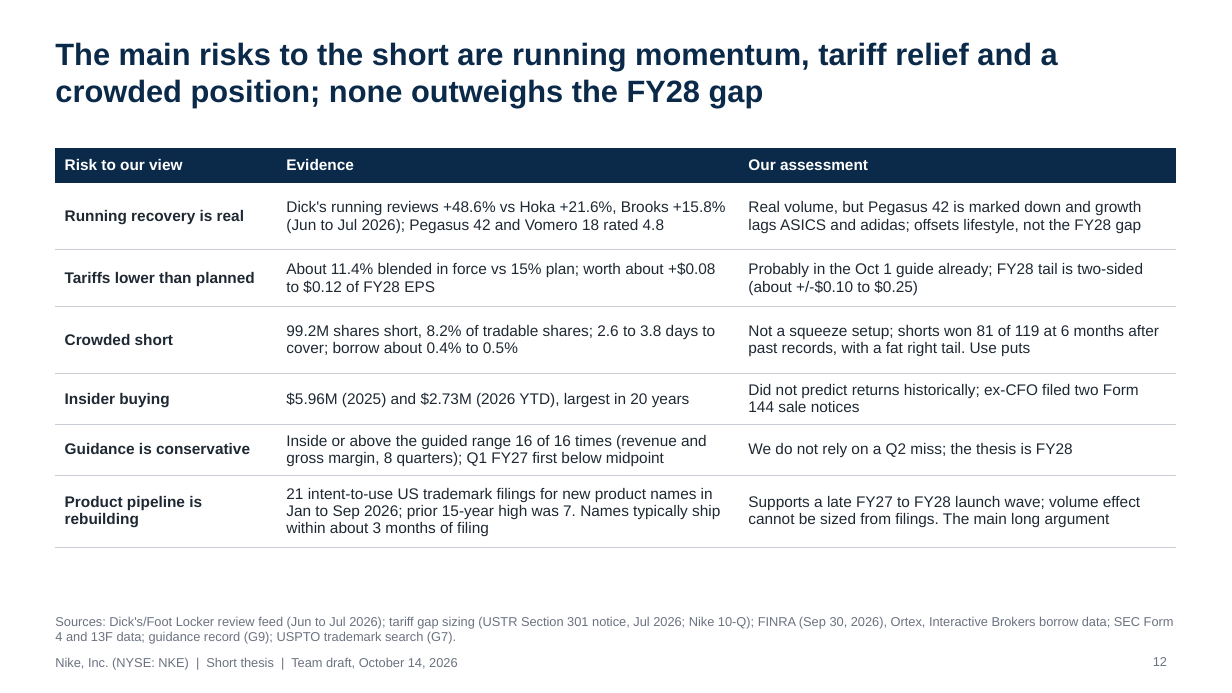
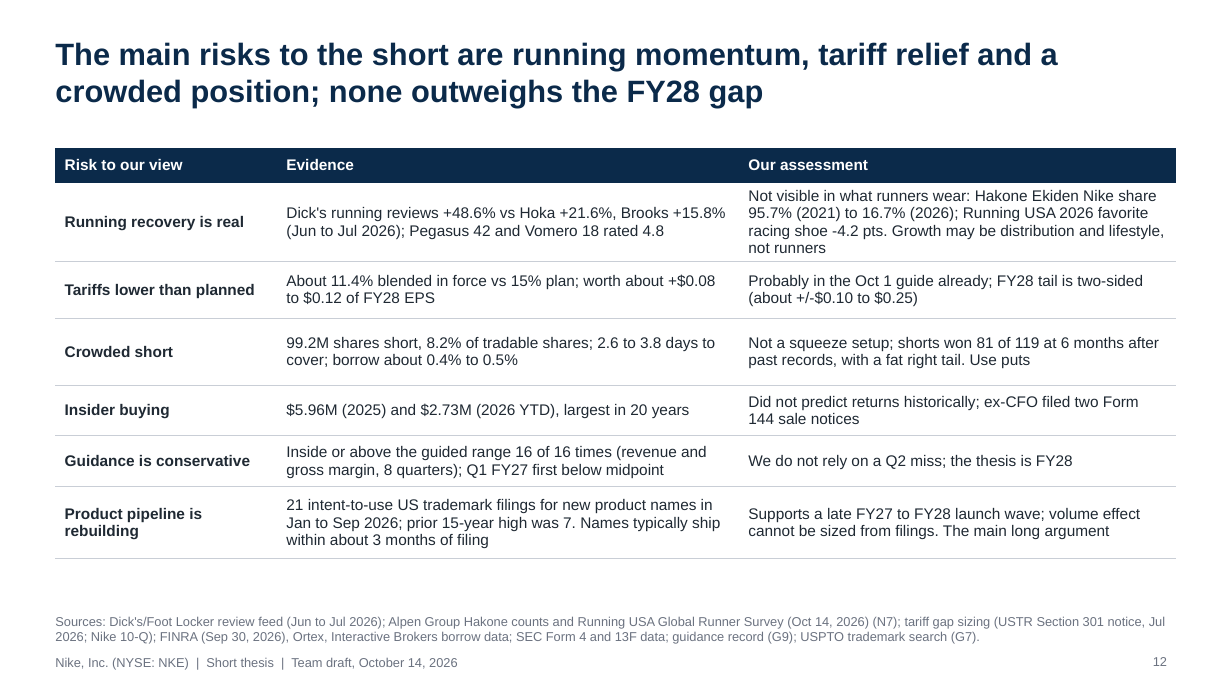
Before and after one commit to Varkot-dev/nike-research-case-comp, a slide deck: slide 12 of slides/pptx/Nike Short Thesis.pptx. Drawn at 1232x693 pixels with LibreOffice and Linux fonts; fonts in the diff are those of the drawing. Boxes give left, top, right and bottom in pixels: in the first picture for what was removed or moved away, otherwise in the second. Text is boxed around its words. In the diff, an @@ line names an element or a change of style, - is before the commit and + after.

```diff
--- a/slides/pptx/Nike Short Thesis.pptx
+++ b/slides/pptx/Nike Short Thesis.pptx
@@ table at [55, 148, 1177, 552] @@
-row 2, column 3: Real volume, but Pegasus 42 is marked down and growth lags ASICS and adidas; offsets lifestyle, not the FY28 gap
+row 2, column 3: Not visible in what runners wear: Hakone Ekiden Nike share 95.7% (2021) to 16.7% (2026); Running USA 2026 favorite racing shoe -4.2 pts. Growth may be distribution and lifestyle, not runners
@@ text at [55, 616, 1165, 644]: text changed @@
-Sources: Dick's/Foot Locker review feed (Jun to Jul 2026); tariff gap sizing (USTR Section 301 notice, Jul 2026; Nike 10-Q); FINRA (Sep 30, 2026), Ortex, Interactive Brokers borrow data; SEC Form 4 and 13F data; guidance record (G9); USPTO trademark search (G7).
+Sources: Dick's/Foot Locker review feed (Jun to Jul 2026); Alpen Group Hakone counts and Running USA Global Runner Survey (Oct 14, 2026) (N7); tariff gap sizing (USTR Section 301 notice, Jul 2026; Nike 10-Q); FINRA (Sep 30, 2026), Ortex, Interactive Brokers borrow data; SEC Form 4 and 13F data; guidance record (G9); USPTO trademark search (G7).
```
Also in this commit, not shown: 3 other slides changed, 3 other files.
